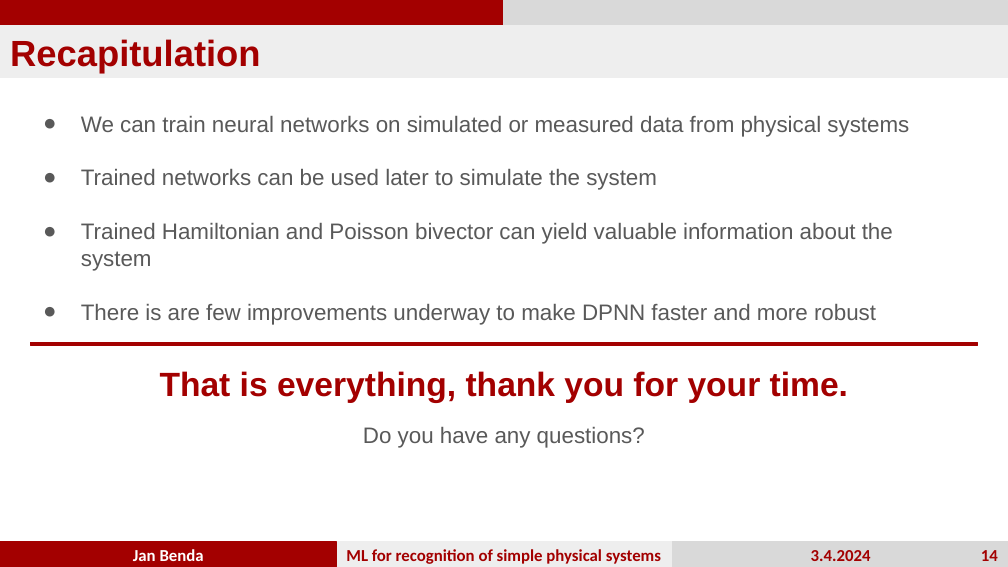
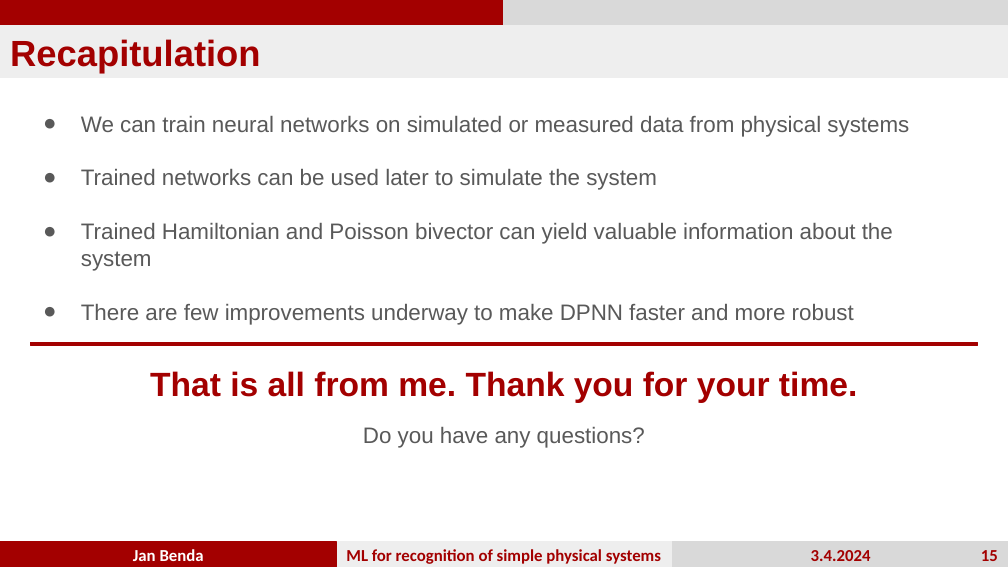
Before and after one commit to JanBenda123/direct-Poisson-neural-networks, a slide deck: slide 15 of Prezentace_na_obhajobu.pptx (slide 14 before the commit). Drawn at 1008x567 pixels with LibreOffice and Linux fonts; fonts in the diff are those of the drawing. Boxes give left, top, right and bottom in pixels: in the first picture for what was removed or moved away, otherwise in the second. Text is boxed around its words. In the diff, an @@ line names an element or a change of style, - is before the commit and + after.

```diff
--- a/Prezentace_na_obhajobu.pptx
+++ b/Prezentace_na_obhajobu.pptx
@@ text at (x1=81, y1=304, x2=854, y2=325): text changed @@
-● There is are few improvements underway to make DPNN faster and more robust
+● There are few improvements underway to make DPNN faster and more robust
@@ text at (x1=150, y1=371, x2=857, y2=403): text changed @@
-That is everything, thank you for your time.
+That is all from me. Thank you for your time.
@@ page number at (x1=981, y1=550, x2=998, y2=561): text changed @@
-14
+15
```
Also in this commit, not shown: 9 other slides changed, 1 slide added.
